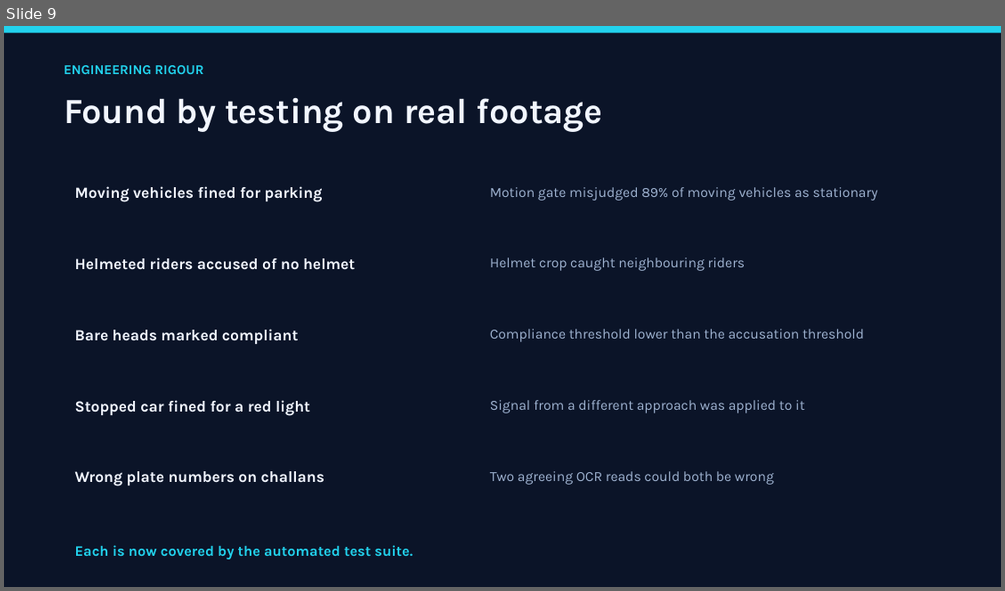
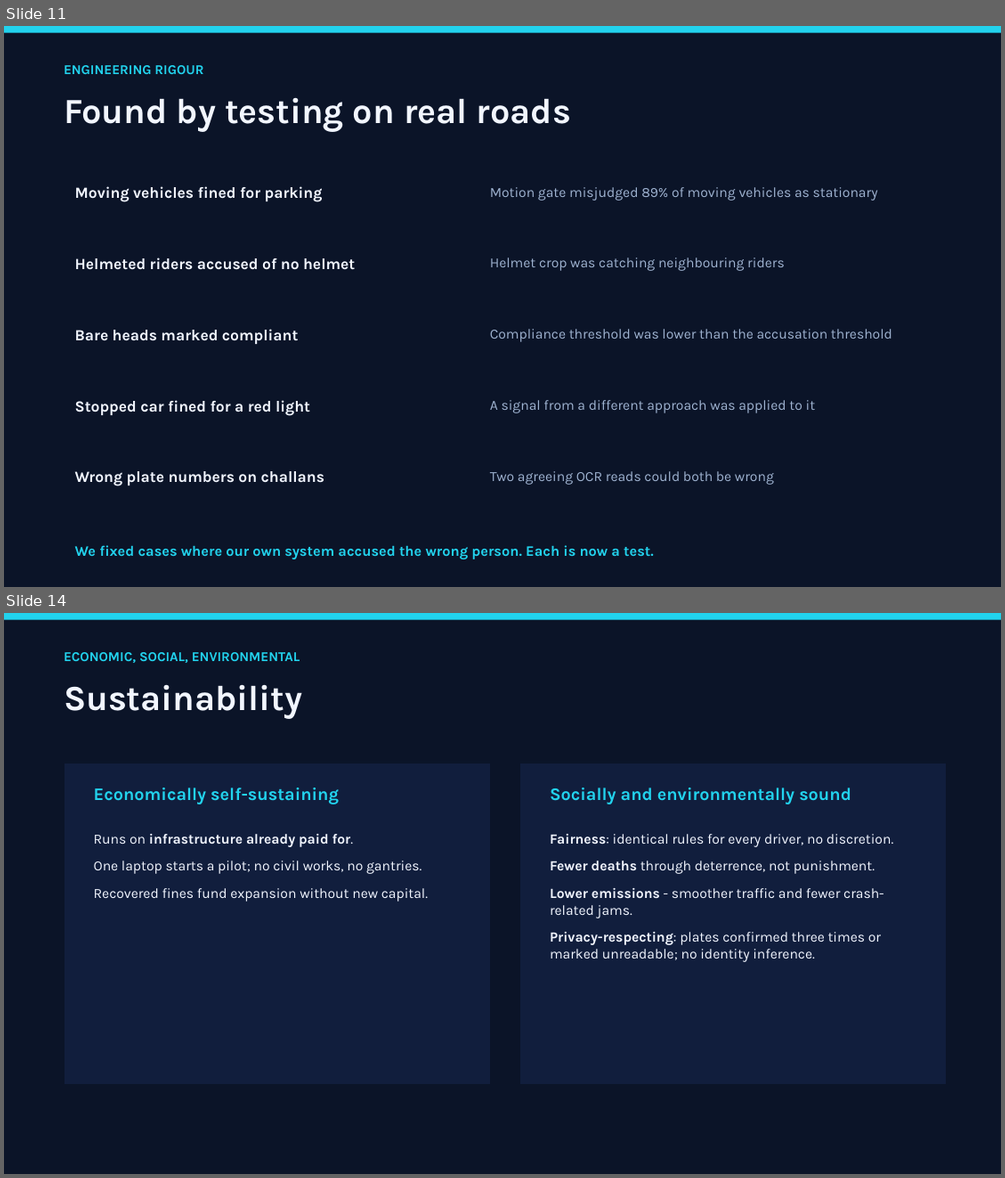
Before and after one commit to Jeba-Jebarsan/AI-SMART-TRAFFIC-INTELLIGENCE, a slide deck: docs/PRESENTATION.pptx. Shown one above the other, each under a label of ours: slide 9 before the commit, slides 11 and 14 after it; the slides between them are not shown. The pictures are 1005x591 and 1005x1178 pixels, drawn with LibreOffice and Linux fonts; fonts in the diff are those of the drawing. Boxes give left, top, right and bottom in pixels: in the first picture for what was removed or moved away, otherwise in the second. Text is boxed around its words. In the diff, an @@ line names an element or a change of style, - is before the commit and + after.

```diff
--- a/docs/PRESENTATION.pptx
+++ b/docs/PRESENTATION.pptx
@@ slide 14 added at (4, 613, 1001, 1174), background #0B1428 @@
@@ rectangle added at (4, 613, 1001, 620), fill #22D3EE @@
@@ text added at (64, 652, 300, 663), 13 pt, text #22D3EE, bold @@
+ECONOMIC, SOCIAL, ENVIRONMENTAL
@@ text added at (64, 684, 302, 719), 34 pt, text #F2F6FF, bold @@
+Sustainability
@@ rectangle added at (64, 763, 490, 1084), fill #111E3D, outline #0B1428 0.75 pt @@
@@ rectangle added at (520, 763, 947, 1084), fill #111E3D, outline #0B1428 0.75 pt @@
@@ text added at (94, 787, 339, 804), 17 pt, text #22D3EE, bold @@
+Economically self-sustaining
@@ text added at (550, 787, 851, 804), 17 pt, text #22D3EE, bold @@
+Socially and environmentally sound
@@ text added at (94, 834, 428, 901), 13.5 pt, text #F2F6FF @@
+Runs on infrastructure already paid for.
+One laptop starts a pilot; no civil works, no gantries.
+Recovered fines fund expansion without new capital.
@@ text added at (550, 834, 893, 962), 13.5 pt, text #F2F6FF @@
+Fairness: identical rules for every driver, no discretion.
+Fewer deaths through deterrence, not punishment.
+Lower emissions - smoother traffic and fewer crash-related jams.
+Privacy-respecting: plates confirmed three times or marked unreadable; no identity inference.
@@ what was slide 9 is now slide 11 @@
@@ slide 11 changed as well @@
@@ text at (64, 97, 571, 132): text changed @@
-Found by testing on real footage
+Found by testing on real roads
@@ text at (490, 257, 785, 271): text changed @@
-Helmet crop caught neighbouring riders
+Helmet crop was catching neighbouring riders
@@ text at (490, 329, 892, 342): text changed @@
-Compliance threshold lower than the accusation threshold
+Compliance threshold was lower than the accusation threshold
@@ text at (490, 400, 816, 413): text changed @@
-Signal from a different approach was applied to it
+A signal from a different approach was applied to it
@@ text at (75, 545, 654, 559): text changed @@
-Each is now covered by the automated test suite.
+We fixed cases where our own system accused the wrong person. Each is now a test.
```
Also in this commit, not shown: 10 other slides changed, 5 other slides added, 1 slide removed, 5 other files.
